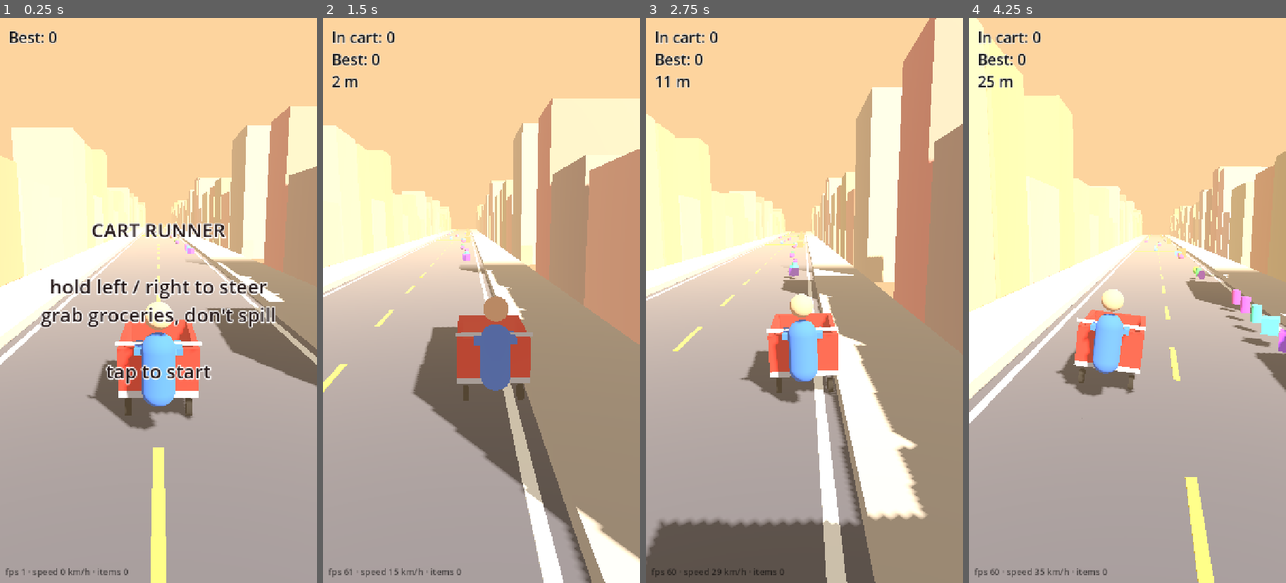
Above: before the commit, frames 1-4 (left to right).
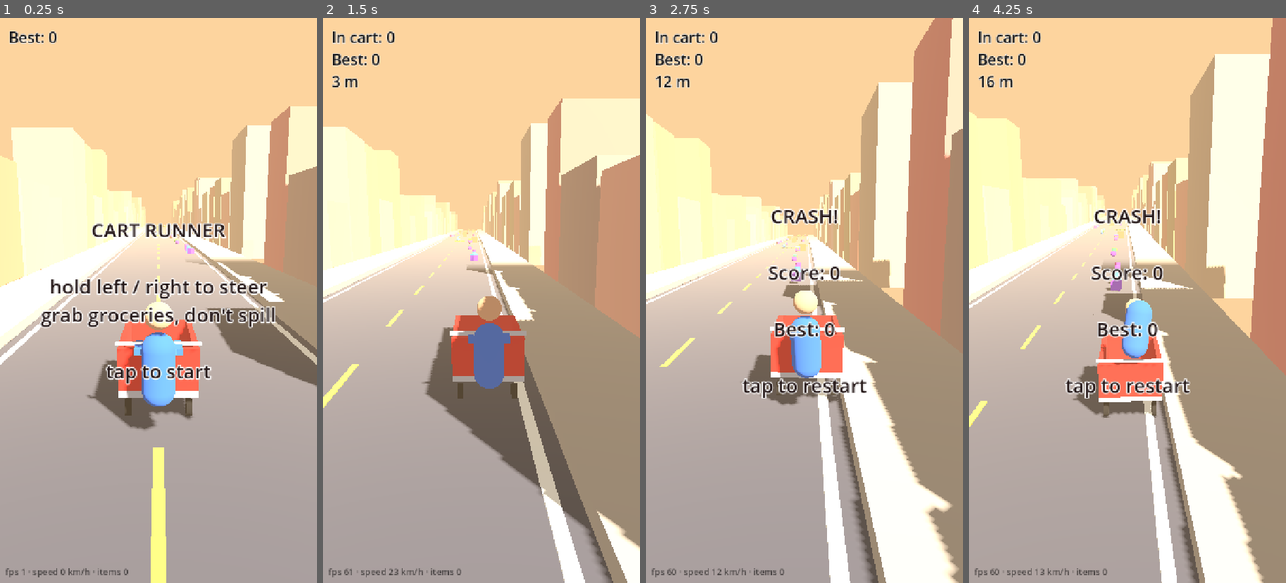
Above: after the commit, the same moments.

Repository: kevaldhol24/cart-runner
Game: Godot game, scene res://main.tscn
Same seed, same stepped clock (60 frames per second), same inputs: the game is played once before the commit and once after it.
Inputs (mouse positions are in pixels of both pictures, inside the frame that each line leads up to):
- Up to frame 1 (0.25 s): no input
- Up to frame 2 (1.5 s): tap Enter at 0.5 s; move the mouse to (551, 272) at 0.52 s; hold Right 0.53-1.25 s; click (551, 272) at 0.67 s; drag from (418, 328) to (465, 413) at 1.27 s
- Up to frame 3 (2.75 s): move the mouse to (836, 176) at 2.02 s; hold Right from 2.03 s (still down)
- Up to frame 4 (4.25 s): release Right at 2.75 s; tap Enter at 2.75, 3.5 s; drag from (1111, 413) to (1032, 215) at 2.77 s; move the mouse to (1222, 385) at 3.52 s; hold Left from 3.53 s (still down)

The runs differ from the first frame. In frame 1, 0.3% of the frame differs, in the area x 33-62%, y 30-39%; in frame 2, 16%; in frame 3, 23%; in frame 4, 54%, in the area x 0-100%, y 0-100%.

Commit message:
Dodgeable lane bumps, straight cart, soft road edge, crash slow-mo + shake
Co-Authored-By: Claude Opus 5.5 <noreply@anthropic.com>
Claude-Session: https://claude.ai/code/session_017LijxD5uz2aTEDTAi5FYUG

Diff:
--- a/main.gd
+++ b/main.gd
@@ -21,6 +21,9 @@
 var next_s := 0.0
 var pickups: Array[Node3D] = []
 var crates: Array[Node3D] = []
+var bumps: Array[Node3D] = []
+var shake := 0.0
+var crash_ms := 0
 
 var cart: RigidBody3D
 var boy_visual: Node3D
@@ -45,6 +48,7 @@
 
 var cart_load := 0
 var collected := 0
+var spilled := 0
 var best := 0
 var final_score := 0
 var crash_reason := ""
@@ -116,6 +120,7 @@
 
 func _ready() -> void:
 	autotest = "--autotest" in OS.get_cmdline_user_args()
+	Engine.time_scale = 1.0
 	randomize()
 	fwd = Vector3(0, -sin(slope), -cos(slope))
 	up_n = Vector3(0, cos(slope), -sin(slope))
@@ -208,26 +213,40 @@
 		var cz := randf_range(-ROAD_LEN * 0.5 + 2, ROAD_LEN * 0.5 - 2)
 		var cr := add_box(ch, Vector3(1.0, 1.0, 1.0), Vector3(cx, 0.5, cz), Color(0.6, 0.42, 0.22))
 		crates.append(cr)
+	# speed bumps: lane-sized, never full width — always a gap to dodge through
 	if randf() < 0.5 + lvl * 0.3:
 		var bz := randf_range(-ROAD_LEN * 0.5 + 3, ROAD_LEN * 0.5 - 3)
-		# rounded speed bump: a fat cylinder mostly sunk into the road, so wheels
-		# roll up it and get kicked into the air (spilling groceries)
-		var r := 0.45
-		var bump_y := -r + 0.14
-		var cyl_shape := CylinderShape3D.new()
-		cyl_shape.radius = r
-		cyl_shape.height = ROAD_W - 1.0
-		var bcs := CollisionShape3D.new()
-		bcs.shape = cyl_shape
-		bcs.position = Vector3(0, bump_y, bz)
-		bcs.rotation = Vector3(0, 0, PI * 0.5)
-		ch.add_child(bcs)
-		var cyl_mesh := CylinderMesh.new()
-		cyl_mesh.top_radius = r
-		cyl_mesh.bottom_radius = r
-		cyl_mesh.height = ROAD_W - 1.0
-		cyl_mesh.radial_segments = 16
-		add_mesh(ch, cyl_mesh, Vector3(0, bump_y, bz), Color(0.95, 0.7, 0.1), Vector3(0, 0, PI * 0.5))
+		var order := [0, 1, 2]
+		order.shuffle()
+		var n_bumps := 1 if randf() < 0.6 - lvl * 0.3 else 2
+		for k in n_bumps:
+			var bx: float = lanes[order[k]]
+			add_bump(ch, Vector3(bx, 0, bz), 2.3)
+
+func add_bump(ch: Node3D, pos: Vector3, width: float) -> void:
+	# a fat cylinder mostly sunk into the road: wheels roll up it and the
+	# cart gets a kick (spills some groceries) instead of hitting a wall
+	var r := 0.45
+	var y := -r + 0.10
+	var cyl_shape := CylinderShape3D.new()
+	cyl_shape.radius = r
+	cyl_shape.height = width
+	var bcs := CollisionShape3D.new()
+	bcs.shape = cyl_shape
+	bcs.position = Vector3(pos.x, y, pos.z)
+	bcs.rotation = Vector3(0, 0, PI * 0.5)
+	ch.add_child(bcs)
+	var cyl_mesh := CylinderMesh.new()
+	cyl_mesh.top_radius = r
+	cyl_mesh.bottom_radius = r
+	cyl_mesh.height = width
+	cyl_mesh.radial_segments = 16
+	var mi := add_mesh(ch, cyl_mesh, Vector3(pos.x, y, pos.z), Color(0.95, 0.7, 0.1), Vector3(0, 0, PI * 0.5))
+	# black/yellow stripes so it reads as a hazard
+	for k in 3:
+		var sx := pos.x - width * 0.5 + width * (k + 0.5) / 3.0
+		add_box_mesh(ch, Vector3(0.22, 0.04, 0.5), Vector3(sx, 0.09, pos.z), Color(0.12, 0.12, 0.12))
+	bumps.append(mi)
 
 func add_pickup(parent: Node3D, pos: Vector3) -> void:
 	var kind := randi() % 3
@@ -384,7 +403,7 @@
 		if ev.pressed:
 			if state == State.READY:
 				start_run()
-			elif state == State.CRASHED and crash_t > 1.2:
+			elif state == State.CRASHED and crash_elapsed() > 1.4:
 				get_tree().reload_current_scene()
 	elif ev is InputEventScreenDrag:
 		touch_x = ev.position.x
@@ -421,7 +440,13 @@
 		var d := c.global_position.dot(fwd) - cs
 		if d > 0.0 and d < 14.0 and abs(c.global_position.x - target_x) < 1.3:
 			target_x = c.global_position.x + (2.0 if target_x >= c.global_position.x else -2.0)
-	target_x = clampf(target_x, -3.2, 3.2)
+	for b in bumps:
+		if "--hitbumps" in OS.get_cmdline_user_args() or not is_instance_valid(b):
+			continue
+		var d := b.global_position.dot(fwd) - cs
+		if d > 0.0 and d < 12.0 and abs(b.global_position.x - target_x) < 1.9:
+			target_x = b.global_position.x + (2.4 if target_x >= b.global_position.x else -2.4)
+	target_x = clampf(target_x, -3.4, 3.4)
 	return clampf((target_x - cx) * 0.6, -1.0, 1.0)
 
 # ---------- loop ----------
@@ -444,7 +469,10 @@
 	if state != State.RUNNING:
 		return
 	run_time += delta
+	var prev_load := cart_load
 	cart_load = items_in_cart()
+	if cart_load < prev_load:
+		spilled += prev_load - cart_load
 
 	var v := cart.linear_velocity
 	var fwd_speed := v.dot(fwd)
@@ -454,8 +482,24 @@
 		cart.apply_central_force(fwd * cart.mass * (target - fwd_speed) * 1.2)
 	var grip := 5.0 / (1.0 + cart_load * 0.035)
 	var max_lat := 7.0 - cart_load * 0.03
-	var desired_x := get_steer() * max_lat
+	var steer := get_steer()
+	var desired_x := steer * max_lat
 	cart.apply_central_force(Vector3(1, 0, 0) * cart.mass * (desired_x - v.x) * grip)
+	# keep the cart pointing downhill: only a slight lean into the steer
+	var f := -cart.global_transform.basis.z
+	var yaw := -asin(clampf(f.x, -1.0, 1.0))
+	var desired_yaw := -steer * 0.12
+	# soft road edge: push back instead of scraping into the curb
+	var lim := ROAD_W * 0.5 - 0.9
+	var px := cart.global_position.x
+	if absf(px) > lim:
+		var outward := signf(px)
+		if cart.linear_velocity.x * outward > 0.0:
+			cart.linear_velocity = Vector3(cart.linear_velocity.x * 0.3, cart.linear_velocity.y, cart.linear_velocity.z)
+		cart.apply_central_force(Vector3(-outward, 0, 0) * cart.mass * (absf(px) - lim) * 80.0)
+		desired_yaw = 0.0
+	var av := cart.angular_velocity
+	cart.angular_velocity = av + up_n * ((desired_yaw - yaw) * 8.0 - av.dot(up_n))
 
 	# collect pickups the cart drives through
 	var cpos := cart.global_position + up_n * 0.6
@@ -475,6 +519,16 @@
 	var slammed := prev_fwd_speed - fwd_speed > 5.0
 	if tipped or height < -1.5 or slammed:
 		crash_reason = "tipped" if tipped else ("slammed" if slammed else "fell")
+		if autotest:
+			var near := 99.0
+			for c in crates:
+				if is_instance_valid(c):
+					near = minf(near, c.global_position.distance_to(cart.global_position))
+			var nb := 99.0
+			for bb in bumps:
+				if is_instance_valid(bb):
+					nb = minf(nb, absf((bb.global_position - cart.global_position).dot(fwd)))
+			print("CRASHDBG nearest_crate=", near, " nearest_bump_along=", nb, " cart_x=", cart.global_position.x, " dv=", prev_fwd_speed - fwd_speed)
 		crash()
 	prev_fwd_speed = fwd_speed
 
@@ -493,10 +547,19 @@
 	for i in range(crates.size() - 1, -1, -1):
 		if not is_instance_valid(crates[i]):
 			crates.remove_at(i)
+	for i in range(bumps.size() - 1, -1, -1):
+		if not is_instance_valid(bumps[i]):
+			bumps.remove_at(i)
+
+func crash_elapsed() -> float:
+	return (Time.get_ticks_msec() - crash_ms) / 1000.0
 
 func crash() -> void:
 	state = State.CRASHED
 	crash_t = 0.0
+	crash_ms = Time.get_ticks_msec()
+	shake = 0.5
+	Engine.time_scale = 0.2
 	final_score = items_in_cart()
 	var new_best := final_score > best
 	if new_best:
@@ -521,7 +584,7 @@
 	add_mesh(boy_body, body, Vector3(0, 1.05, 0), Color(0.2, 0.45, 0.85))
 	add_child(boy_body)
 	boy_body.global_transform = xf
-	boy_body.linear_velocity = vel + up_n * 4.0 + fwd * 2.0
+	boy_body.linear_velocity = vel * 1.1 + up_n * 6.0
 	boy_body.angular_velocity = Vector3(randf_range(6, 10), randf_range(-3, 3), randf_range(-4, 4))
 
 	var head_body := RigidBody3D.new()
@@ -546,19 +609,28 @@
 
 	# groceries keep their momentum and fly out
 	for it in items:
-		it.apply_central_impulse((up_n * randf_range(0.5, 1.2) + Vector3(randf_range(-0.5, 0.5), 0, 0)) * 0.5)
+		it.apply_central_impulse((up_n * randf_range(0.8, 1.8) + fwd * randf_range(0.0, 0.8) + Vector3(randf_range(-0.8, 0.8), 0, 0)) * 0.7)
+	cart.apply_torque_impulse(Vector3(randf_range(-1, 1), 0, randf_range(-1, 1)).normalized() * 6.0)
+	cart.apply_central_impulse(up_n * 25.0)
 
 	msg.text = "CRASH!\n\nScore: %d\n%s\nBest: %d\n\ntap to restart" % [
 		final_score, ("NEW BEST!" if new_best else ""), best]
 
 func _process(delta: float) -> void:
 	frame += 1
+	var real_dt := delta / maxf(Engine.time_scale, 0.01)
+	if state == State.CRASHED:
+		var el := crash_elapsed()
+		Engine.time_scale = lerpf(0.2, 1.0, clampf((el - 0.25) / 0.9, 0.0, 1.0))
+		shake = maxf(shake - real_dt * 0.8, 0.0)
 	var focus := cart.global_position
 	if state == State.CRASHED and is_instance_valid(boy_body):
 		focus = focus.lerp(boy_body.global_position, 0.5)
 	var target_pos := focus - fwd * 6.5 + Vector3(0, 3.2, 0)
-	cam.global_position = cam.global_position.lerp(target_pos, clamp(delta * 6.0, 0.0, 1.0))
+	cam.global_position = cam.global_position.lerp(target_pos, clamp(real_dt * 6.0, 0.0, 1.0))
 	cam.look_at(focus + fwd * 6.0 + Vector3(0, 0.6, 0), Vector3.UP)
+	if shake > 0.0:
+		cam.global_position += Vector3(randf_range(-1, 1), randf_range(-1, 1), 0) * shake * 0.5
 
 	for p in pickups:
 		if is_instance_valid(p):
@@ -575,15 +647,15 @@
 
 	if autotest:
 		if frame % 100 == 0:
-			print("f=", frame, " state=", state, " load=", cart_load, " collected=", collected, " dist=", dist,
+			print("f=", frame, " state=", state, " load=", cart_load,  " collected=", collected, " spilled=", spilled, " dist=", dist,
 				" speed=", int(cart.linear_velocity.dot(fwd) * 3.6), " reason=", crash_reason)
 		if frame in [150, 400, 700]:
 			var p := "user://shot_%d.png" % frame
 			get_viewport().get_texture().get_image().save_png(p)
-		if state == State.CRASHED and crash_t > 0.6 and not has_meta("crash_shot"):
+		if state == State.CRASHED and crash_elapsed() > 0.5 and not has_meta("crash_shot"):
 			set_meta("crash_shot", true)
 			get_viewport().get_texture().get_image().save_png("user://shot_crash.png")
 			print("CRASH at dist=", dist, " score=", final_score, " collected=", collected, " reason=", crash_reason)
-		if frame >= 900 or (state == State.CRASHED and crash_t > 1.0):
+		if frame >= 1100 or (state == State.CRASHED and crash_elapsed() > 2.5):
 			print("DONE")
 			get_tree().quit()
Not shown, changed: export_presets.cfg
